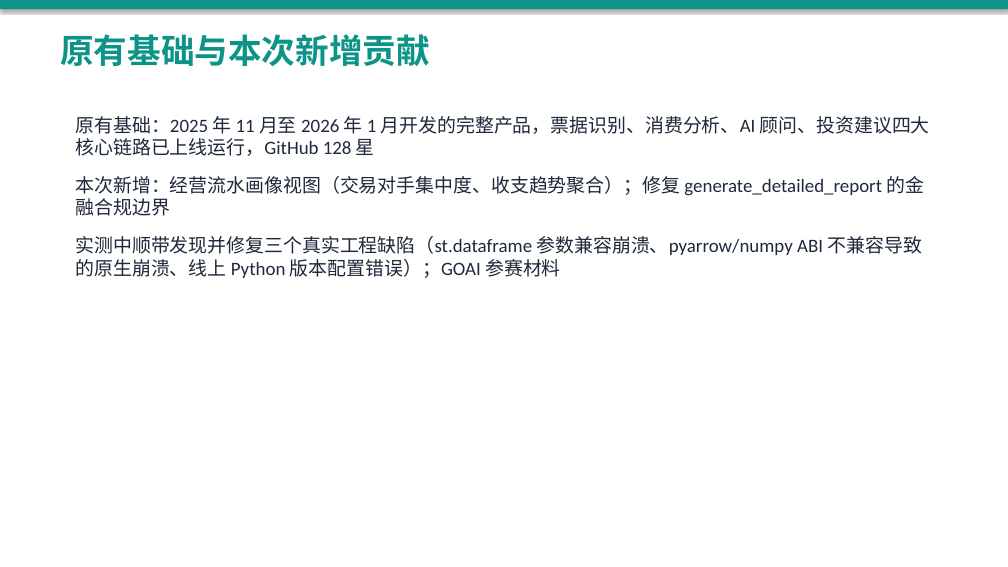
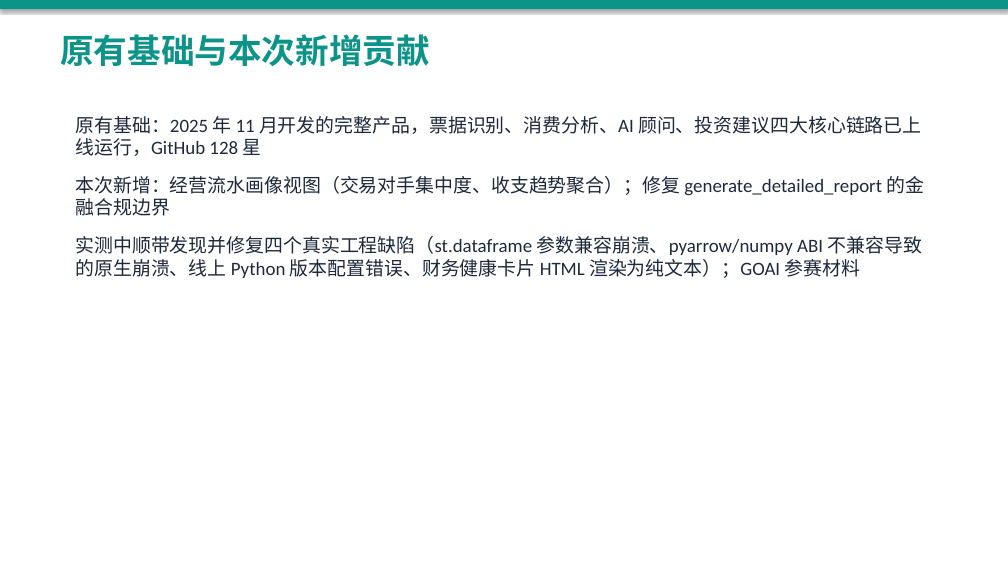
Before and after one commit to CrazyForks/WeFinance, a slide deck: slide 11 of hackathon/goai-2026-submission/WeFinance-GOAI2026-初赛PPT-v1.pptx. Drawn at 1008x567 pixels with LibreOffice and Linux fonts; fonts in the diff are those of the drawing. Boxes give left, top, right and bottom in pixels: in the first picture for what was removed or moved away, otherwise in the second. Text is boxed around its words. In the diff, an @@ line names an element or a change of style, - is before the commit and + after.

Commit message:
fix(goai): correct overclaims and close compliance gaps in submission materials
Audit-driven pass across the GOAI 2026 submission package: adds a real
MIT LICENSE file to back the license claim already public in README,
fixes 3 code-quality bugs in the business profile page (dead-code
merchant fallback, unformatted amount, generic anomaly empty-state),
and corrects several overstated claims across 项目一页纸.md,
PPT-内容稿.md, tools/build_goai_ppt.py, and 官方要求对照清单.md:
safe_call/timeout coverage is not uniform across all LLM calls (Chat
has no hard timeout, only retry+backoff), the dev timeline overstated
by two months, the engineering-bug list was missing the just-fixed
HTML rendering defect, and generate_detailed_report's real timeout is
60s not 30s. Also adds missing manual-compliance coverage for 8.4
(memory/context, data deletion), 8.5 (external API permission scope),
and 10.2 (AI+金融 track-specific review criteria).

```diff
--- a/hackathon/goai-2026-submission/WeFinance-GOAI2026-初赛PPT-v1.pptx
+++ b/hackathon/goai-2026-submission/WeFinance-GOAI2026-初赛PPT-v1.pptx
@@ text at (75, 116, 922, 156): text changed @@
-原有基础：2025 年 11 月至 2026 年 1 月开发的完整产品，票据识别、消费分析、AI 顾问、投资建议四大核心链路已上线运行，GitHub 128 星
+原有基础：2025 年 11 月开发的完整产品，票据识别、消费分析、AI 顾问、投资建议四大核心链路已上线运行，GitHub 128 星
@@ text at (75, 236, 922, 278): text changed @@
-实测中顺带发现并修复三个真实工程缺陷（st.dataframe 参数兼容崩溃、pyarrow/numpy ABI 不兼容导致的原生崩溃、线上 Python 版本配置错误）；GOAI 参赛材料
+实测中顺带发现并修复四个真实工程缺陷（st.dataframe 参数兼容崩溃、pyarrow/numpy ABI 不兼容导致的原生崩溃、线上 Python 版本配置错误、财务健康卡片 HTML 渲染为纯文本）；GOAI 参赛材料
```
Also in this commit, not shown: 3 other slides changed, 7 other files.
